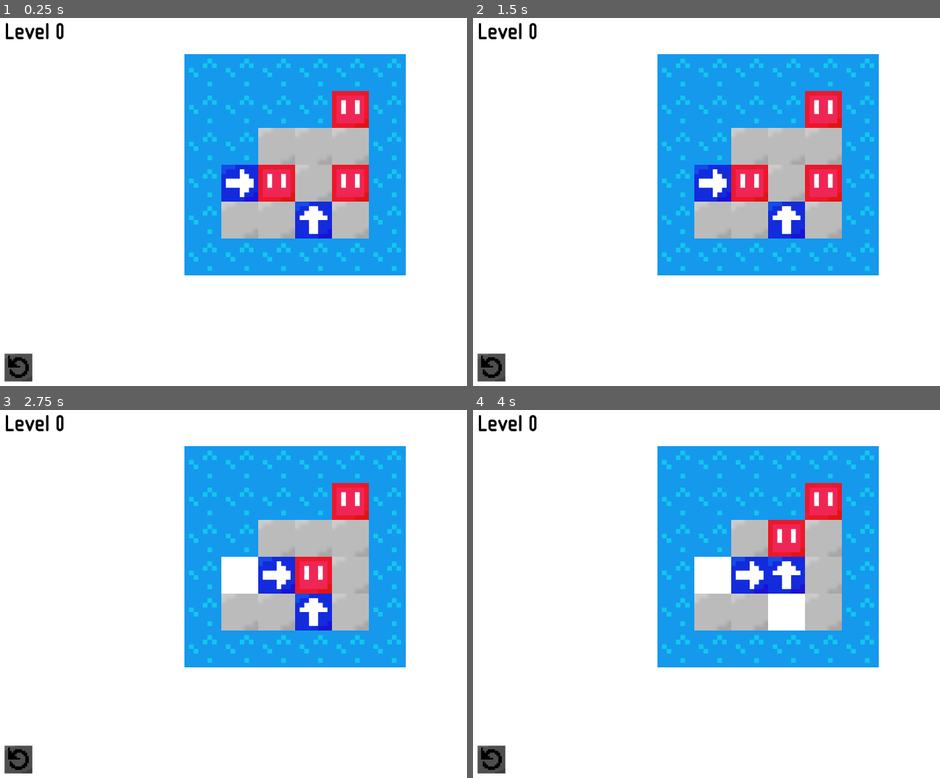
Above: before the commit, frames 1-4 (two rows, left to right).
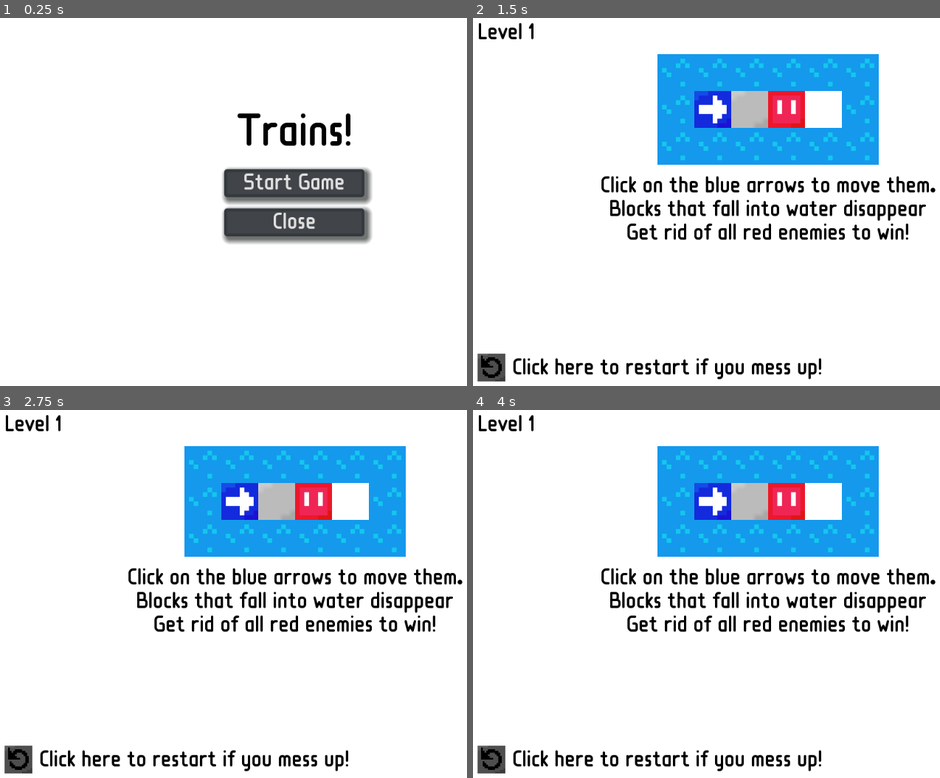
Above: after the commit, the same moments.

Repository: cosmicgenius/Godot-Intro
Game: Godot game, scene res://src/ui/MainMenu.tscn
Two runs of this game, one before a commit and one after it. Both use one fixed random seed, a clock stepped at 60 frames per second and the inputs below. Before the commit the project starts from res://src/levels/LevelTemplate.tscn.
Inputs (mouse positions are in pixels of both pictures, inside the frame that each line leads up to):
- Up to frame 1 (0.25 s): no input
- Up to frame 2 (1.5 s): click (767, 183) at 0.5 s, where only the run after the commit has a clickable "Start Game"; tap Enter at 1.25 s; move the mouse to (491, 367) at 1.27 s; click (491, 367) at 1.42 s
- Up to frame 3 (2.75 s): tap Enter at 2 s; move the mouse to (238, 575) at 2.02 s; click (238, 575) at 2.17 s
- Up to frame 4 (4 s): tap Enter at 2.75, 3.5 s; move the mouse to (785, 612) at 2.77 s; click (785, 612) at 2.92 s; move the mouse to (739, 667) at 3.52 s; click (739, 667) at 3.67 s

The runs differ from the first frame. In frame 1, 29% of the frame differs, in the area x 0-87%, y 1-99%; in frame 2, 22%; in frame 3, 21%; in frame 4, 21%.

Commit message:
Add some polishing UI elements

Diff:
--- a/Trains/project.godot
+++ b/Trains/project.godot
@@ -21,7 +21,7 @@
 [application]
 
 config/name="Trains"
-run/main_scene="res://src/levels/LevelTemplate.tscn"
+run/main_scene="res://src/ui/MainMenu.tscn"
 config/icon="res://icon.png"
 
 [autoload]
--- a/Trains/src/Mechanics.gd
+++ b/Trains/src/Mechanics.gd
@@ -5,12 +5,31 @@
 var is_moving: bool = false
 var enemies: int = 0 setget set_enemies
 
-const LEVEL_PREFIX: String = "res://src/levels/Level"
+var total_levels = 0
+const LEVEL_PREFIX: String = "res://src/levels/Level_"
 
 signal on_win
 
+func _ready() -> void:
+	# check how many levels exist of the form level prefix + integer
+	var file = File.new()
+	while file.file_exists(LEVEL_PREFIX + str(total_levels + 1) + ".tscn"):
+		total_levels += 1
+
 func set_enemies(value: int) -> void:
 	enemies = value
+
+	# win when enemies hits 0
 	if enemies == 0:
 		emit_signal("on_win")
-		tree.change_scene(LEVEL_PREFIX + "_" + str(int(tree.current_scene.name) + 1) + ".tscn")
+		_go_to_next_level()
+
+# goes to next level by getting the integer part of the current level scene and
+# adding 1, then appending to the level prefix
+func _go_to_next_level() -> void:
+	var current_level = int(tree.current_scene.name)
+	# check if this isn't the last level
+	if current_level != total_levels:
+		tree.change_scene(LEVEL_PREFIX + str(current_level + 1) + ".tscn")
+	else:
+		tree.change_scene("res://src/ui/WinScreen.tscn")
--- a/Trains/src/blocks/Train.gd
+++ b/Trains/src/blocks/Train.gd
@@ -4,7 +4,6 @@
 
 func _ready() -> void:
 	_set_sprite(train_dir_index)
-	ray.cast_to = move_dir[train_dir_index] * size
 
 func _set_sprite(move_dir_index: int) -> void:
 	sprite.frame = move_dir_index
--- a/Trains/src/levels/Level_1.tscn
+++ b/Trains/src/levels/Level_1.tscn
@@ -109,6 +109,16 @@
 
 [node name="Level_1" instance=ExtResource( 1 )]
 
+[node name="Label" type="Label" parent="UI/BL" index="1"]
+margin_left = 68.0
+margin_top = -50.0
+margin_right = 108.0
+margin_bottom = -12.0
+text = "Click here to restart if you mess up!"
+__meta__ = {
+"_edit_use_anchors_": false
+}
+
 [node name="TileMap" parent="Game/Control" index="0"]
 tile_set = SubResource( 1 )
 tile_data = PoolIntArray( 131069, 3, 0, 131070, 3, 0, 131071, 3, 0, 65536, 3, 0, 65537, 3, 0, 65538, 3, 0, 196605, 3, 0, 196606, 1, 0, 196607, 0, 0, 131072, 2, 0, 131074, 3, 0, 262141, 3, 0, 262142, 3, 0, 262143, 3, 0, 196608, 3, 0, 196609, 3, 0, 196610, 3, 0 )
--- /dev/null
+++ b/Trains/src/ui/Loja_Title.tres
@@ -0,0 +1,7 @@
+[gd_resource type="DynamicFont" load_steps=2 format=2]
+
+[ext_resource path="res://src/ui/Loja.ttf" type="DynamicFontData" id=1]
+
+[resource]
+size = 80
+font_data = ExtResource( 1 )
--- /dev/null
+++ b/Trains/src/ui/MainMenu.gd
@@ -0,0 +1,9 @@
+extends Control
+
+# starts on level 1
+func _on_StartButton_button_up() -> void:
+	get_tree().change_scene(Mechanics.LEVEL_PREFIX + "1.tscn")
+
+# quits game
+func _on_Close_button_up() -> void:
+	get_tree().quit()
--- /dev/null
+++ b/Trains/src/ui/MainMenu.tscn
@@ -0,0 +1,67 @@
+[gd_scene load_steps=4 format=2]
+
+[ext_resource path="res://src/ui/ui.tres" type="Theme" id=1]
+[ext_resource path="res://src/ui/Loja_Title.tres" type="DynamicFont" id=2]
+[ext_resource path="res://src/ui/MainMenu.gd" type="Script" id=3]
+
+[node name="MainMenu" type="Control"]
+anchor_right = 1.0
+anchor_bottom = 1.0
+margin_left = -1.18921
+margin_top = 2.37842
+margin_right = -1.18921
+margin_bottom = 2.37842
+theme = ExtResource( 1 )
+script = ExtResource( 3 )
+__meta__ = {
+"_edit_use_anchors_": false
+}
+
+[node name="Label" type="Label" parent="."]
+anchor_left = 0.5
+anchor_top = 0.3
+anchor_right = 0.5
+anchor_bottom = 0.3
+margin_left = -20.0
+margin_right = 20.0
+margin_bottom = 14.0
+grow_horizontal = 2
+grow_vertical = 2
+custom_fonts/font = ExtResource( 2 )
+text = "Trains!"
+__meta__ = {
+"_edit_use_anchors_": false
+}
+
+[node name="VBoxContainer" type="VBoxContainer" parent="."]
+anchor_left = 0.5
+anchor_top = 0.5
+anchor_right = 0.5
+anchor_bottom = 0.5
+margin_left = -122.0
+margin_top = -58.0
+margin_right = 121.0
+margin_bottom = 58.0
+grow_horizontal = 2
+grow_vertical = 2
+alignment = 1
+__meta__ = {
+"_edit_use_anchors_": false
+}
+
+[node name="StartButton" type="Button" parent="VBoxContainer"]
+margin_right = 243.0
+margin_bottom = 48.0
+grow_horizontal = 2
+grow_vertical = 2
+text = "Start Game"
+
+[node name="Close" type="Button" parent="VBoxContainer"]
+margin_top = 68.0
+margin_right = 243.0
+margin_bottom = 116.0
+grow_horizontal = 2
+grow_vertical = 2
+text = "Close"
+[connection signal="button_up" from="VBoxContainer/StartButton" to="." method="_on_StartButton_button_up"]
+[connection signal="button_up" from="VBoxContainer/Close" to="." method="_on_Close_button_up"]
--- a/Trains/src/ui/Restart.gd
+++ b/Trains/src/ui/Restart.gd
@@ -1,5 +1,6 @@
 extends Node2D
 
 func _on_Area2D_input_event(viewport: Node, event: InputEvent, shape_idx: int) -> void:
+	# check for left mouse button click
 	if event is InputEventMouseButton and event.button_index == BUTTON_LEFT and event.is_pressed():
 		get_tree().reload_current_scene()
--- /dev/null
+++ b/Trains/src/ui/WinScreen.tscn
@@ -0,0 +1,25 @@
+[gd_scene load_steps=2 format=2]
+
+[ext_resource path="res://src/ui/ui.tres" type="Theme" id=1]
+
+[node name="WinScreen" type="Control"]
+anchor_right = 1.0
+anchor_bottom = 1.0
+rect_pivot_offset = Vector2( -440.106, -157.126 )
+theme = ExtResource( 1 )
+__meta__ = {
+"_edit_use_anchors_": false
+}
+
+[node name="Label" type="Label" parent="."]
+anchor_left = 0.5
+anchor_top = 0.3
+anchor_right = 0.5
+anchor_bottom = 0.3
+margin_left = -61.0
+margin_right = 61.0
+margin_bottom = 38.0
+grow_horizontal = 2
+grow_vertical = 2
+text = "You win!"
+align = 1
--- /dev/null
+++ b/Trains/src/ui/button_hover_stylebox.tres
@@ -0,0 +1,16 @@
+[gd_resource type="StyleBoxFlat" format=2]
+
+[resource]
+bg_color = Color( 0.396078, 0.411765, 0.443137, 1 )
+border_width_left = 5
+border_width_top = 5
+border_width_right = 5
+border_width_bottom = 5
+border_color = Color( 0.309804, 0.345098, 0.368627, 1 )
+corner_radius_top_left = 5
+corner_radius_top_right = 5
+corner_radius_bottom_right = 5
+corner_radius_bottom_left = 5
+shadow_color = Color( 0.0823529, 0.0862745, 0.0901961, 0.6 )
+shadow_size = 10
+shadow_offset = Vector2( 5, 5 )
--- /dev/null
+++ b/Trains/src/ui/button_pressed_stylebox.tres
@@ -0,0 +1,16 @@
+[gd_resource type="StyleBoxFlat" format=2]
+
+[resource]
+bg_color = Color( 0.14902, 0.156863, 0.168627, 1 )
+border_width_left = 5
+border_width_top = 5
+border_width_right = 5
+border_width_bottom = 5
+border_color = Color( 0.203922, 0.227451, 0.243137, 1 )
+corner_radius_top_left = 5
+corner_radius_top_right = 5
+corner_radius_bottom_right = 5
+corner_radius_bottom_left = 5
+shadow_color = Color( 0.0823529, 0.0862745, 0.0901961, 0.6 )
+shadow_size = 10
+shadow_offset = Vector2( 5, 5 )
--- /dev/null
+++ b/Trains/src/ui/button_stylebox.tres
@@ -0,0 +1,16 @@
+[gd_resource type="StyleBoxFlat" format=2]
+
+[resource]
+bg_color = Color( 0.258824, 0.270588, 0.290196, 1 )
+border_width_left = 5
+border_width_top = 5
+border_width_right = 5
+border_width_bottom = 5
+border_color = Color( 0.203922, 0.227451, 0.243137, 1 )
+corner_radius_top_left = 5
+corner_radius_top_right = 5
+corner_radius_bottom_right = 5
+corner_radius_bottom_left = 5
+shadow_color = Color( 0.0823529, 0.0862745, 0.0901961, 0.6 )
+shadow_size = 10
+shadow_offset = Vector2( 5, 5 )
--- a/Trains/src/ui/ui.tres
+++ b/Trains/src/ui/ui.tres
@@ -1,9 +1,23 @@
-[gd_resource type="Theme" load_steps=2 format=2]
+[gd_resource type="Theme" load_steps=5 format=2]
 
 [ext_resource path="res://src/ui/Loja.tres" type="DynamicFont" id=1]
+[ext_resource path="res://src/ui/button_stylebox.tres" type="StyleBox" id=2]
+[ext_resource path="res://src/ui/button_pressed_stylebox.tres" type="StyleBox" id=3]
+[ext_resource path="res://src/ui/button_hover_stylebox.tres" type="StyleBox" id=4]
 
 [resource]
 default_font = ExtResource( 1 )
+Button/colors/font_color = Color( 0.878431, 0.878431, 0.878431, 1 )
+Button/colors/font_color_disabled = Color( 0.901961, 0.901961, 0.901961, 0.2 )
+Button/colors/font_color_hover = Color( 0.94, 0.94, 0.94, 1 )
+Button/colors/font_color_pressed = Color( 1, 1, 1, 1 )
+Button/constants/hseparation = 2
+Button/fonts/font = null
+Button/styles/disabled = null
+Button/styles/focus = null
+Button/styles/hover = ExtResource( 4 )
+Button/styles/normal = ExtResource( 2 )
+Button/styles/pressed = ExtResource( 3 )
 Label/colors/font_color = Color( 0, 0, 0, 1 )
 Label/colors/font_color_shadow = Color( 0, 0, 0, 0 )
 Label/colors/font_outline_modulate = Color( 1, 1, 1, 1 )
@@ -14,3 +28,4 @@
 Label/fonts/font = null
 Label/icons/Label = null
 Label/styles/normal = null
+VBoxContainer/constants/separation = 20
